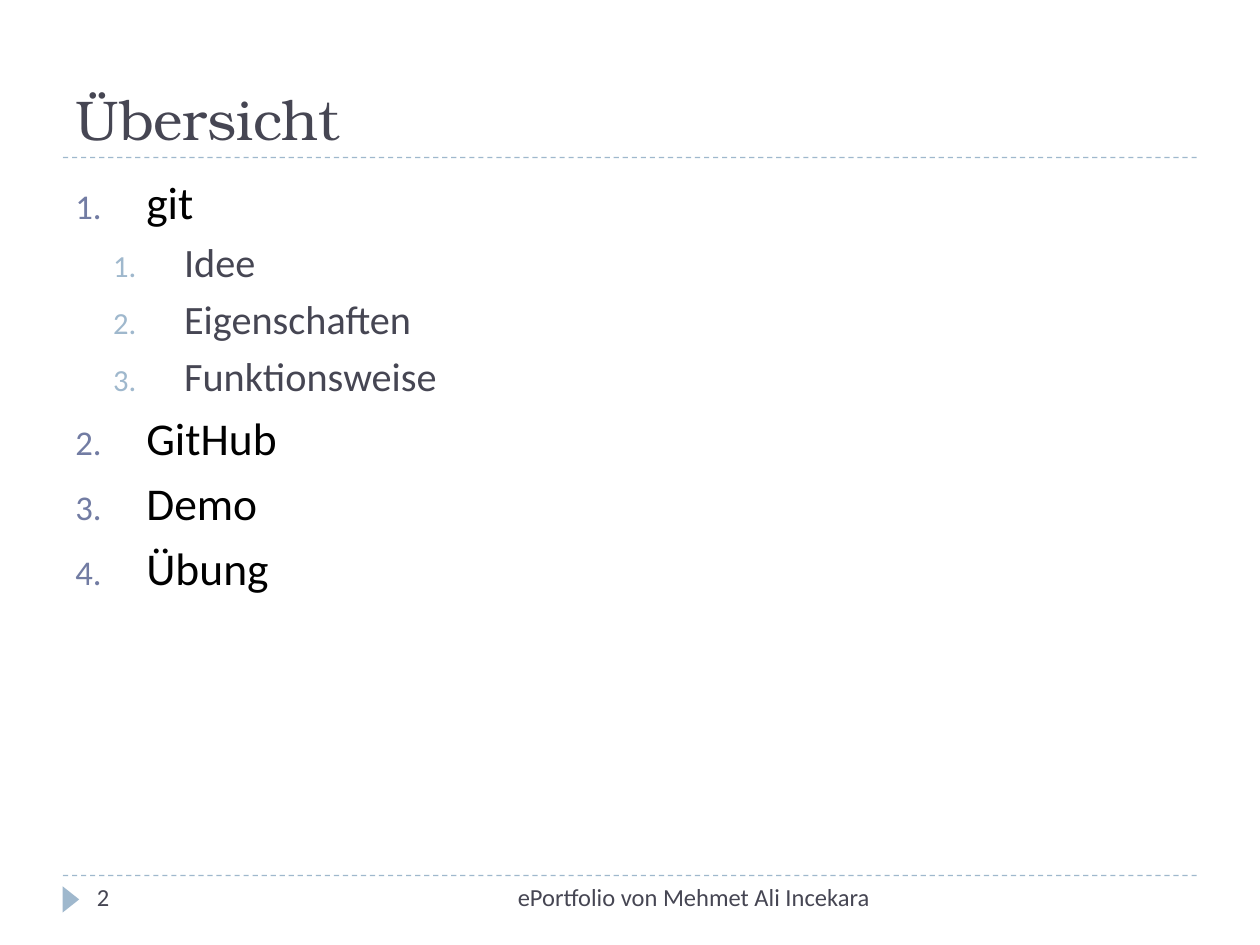
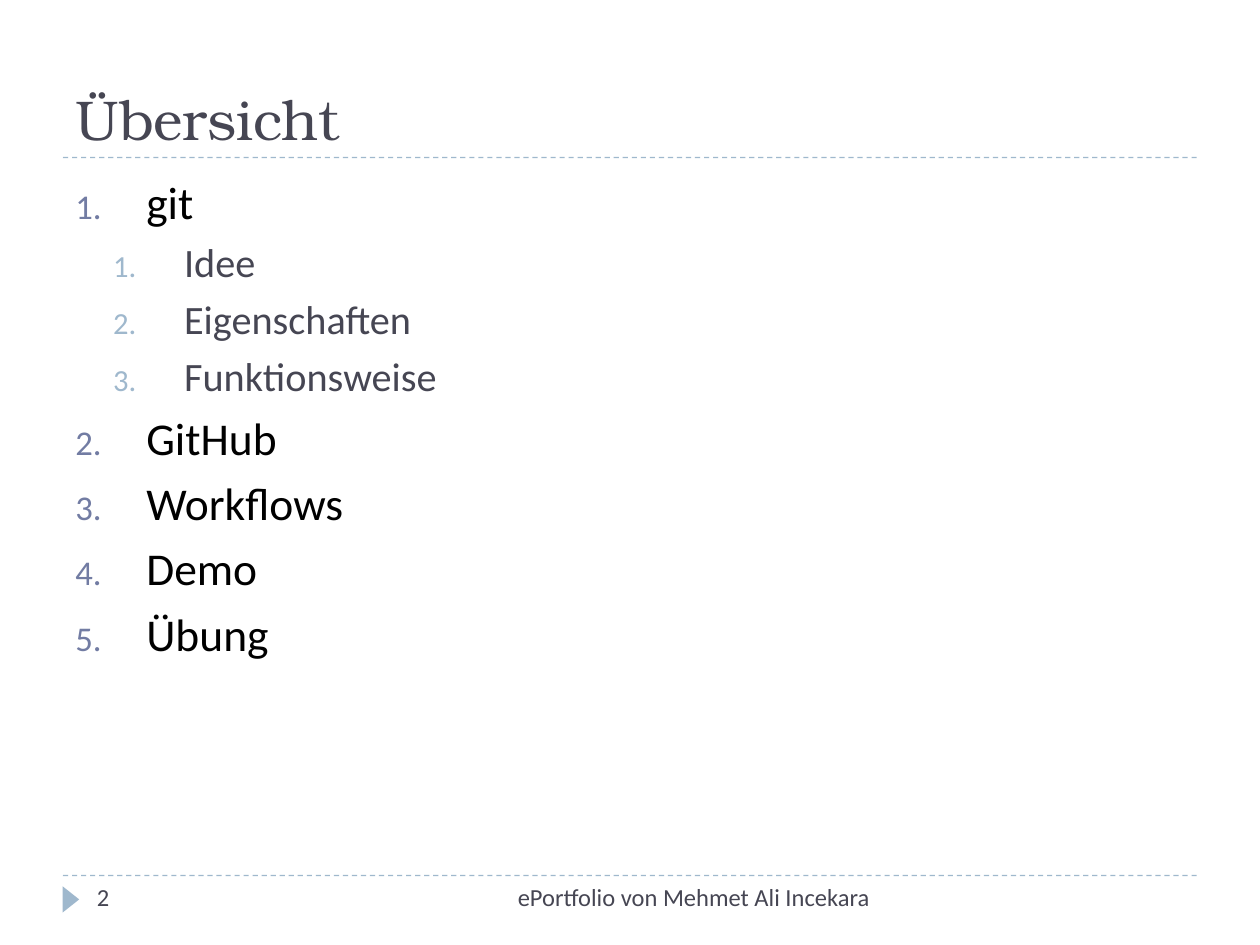
Before and after one commit to xnappy/ePortfolio, a slide deck: slide 2 of Git-und-GitHub.pptx. Drawn at 1260x945 pixels with LibreOffice and Linux fonts; fonts in the diff are those of the drawing. Boxes give left, top, right and bottom in pixels: in the first picture for what was removed or moved away, otherwise in the second. Text is boxed around its words. In the diff, an @@ line names an element or a change of style, - is before the commit and + after.

Commit message:
Update 12.10.15

```diff
--- a/Git-und-GitHub.pptx
+++ b/Git-und-GitHub.pptx
@@ text at bbox=[146, 488, 343, 521]: paragraph added @@
+3. Workflows
```
Also in this commit, not shown: 1 slide removed.
